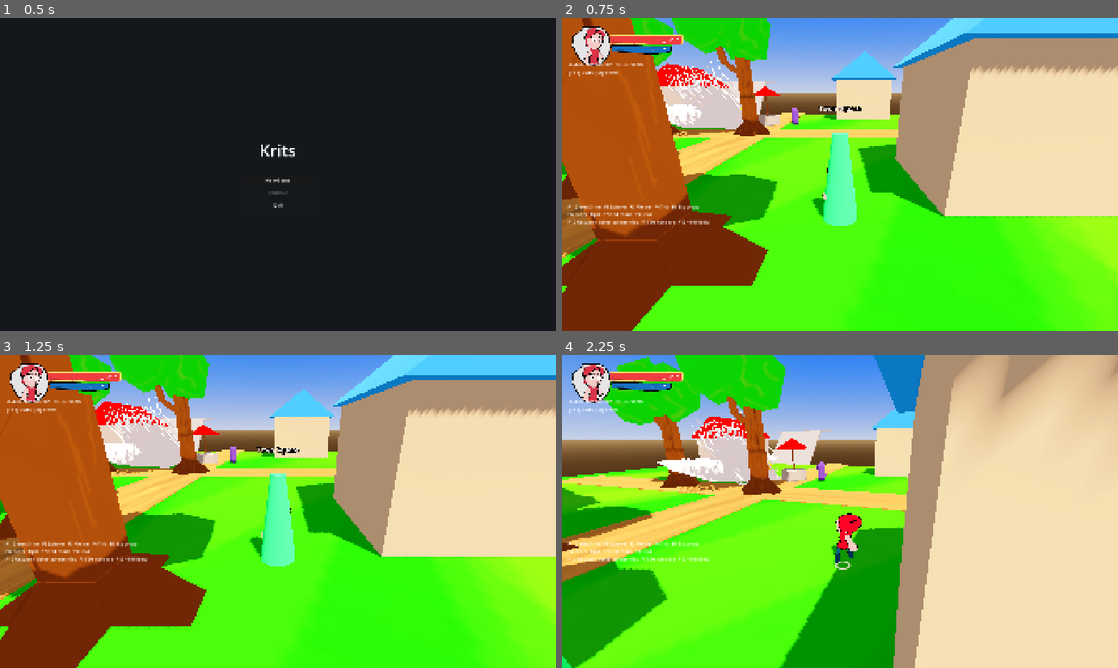
Above: before the commit, frames 1-4 (two rows, left to right).
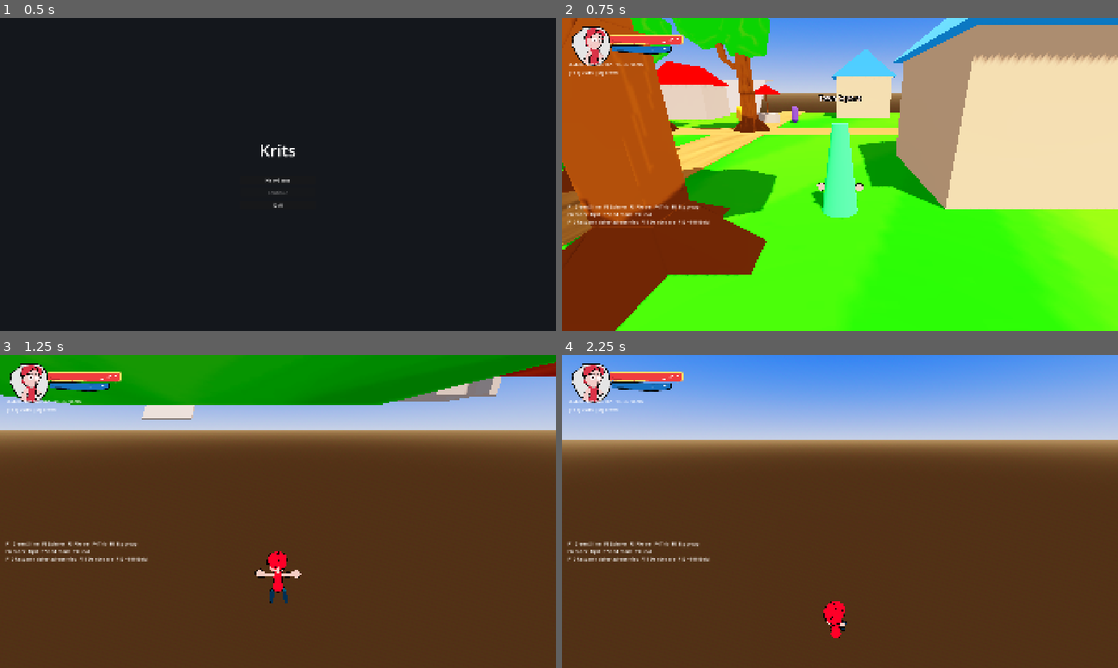
Above: after the commit, the same moments.

Repository: doggoanim/Krits
Game: Godot game, scene res://ui/main_menu.tscn
Two runs of this game, one before a commit and one after it. Both use one fixed random seed, a clock stepped at 60 frames per second and the inputs below.
Inputs (mouse positions are in pixels of both pictures, inside the frame that each line leads up to):
- Up to frame 1 (0.5 s): no input
- Up to frame 2 (0.75 s): click "New Game" at 0.5 s
- Up to frame 3 (1.25 s): no input
- Up to frame 4 (2.25 s): tap Enter at 1.25 s; move the mouse to (867, 511) at 1.27 s; hold Ctrl (crouch_pound) 1.28-2.03 s; hold W (move_forward) from 1.28 s (still down); click (867, 511) at 1.42 s; tap Space (jump) at 1.52 s; move the mouse to (812, 511) at 2.02 s; tap E (interact) at 2.1 s

Frame 1 is identical in both runs. In frame 2, 13% of the frame differs, in the area x 0-100%, y 0-100%; in frame 3, 96%; in frame 4, 87%.

Commit message:
changed the ground to csgbox3d

Diff:
--- a/project.godot
+++ b/project.godot
@@ -37,13 +37,13 @@
 
 [layer_names]
 
+3d_render/layer_20="trample_marker"
 3d_physics/layer_1="world"
 3d_physics/layer_2="player"
 3d_physics/layer_3="enemy"
 3d_physics/layer_4="bullet"
 3d_physics/layer_5="orb"
 3d_physics/layer_6="trigger"
-3d_render/layer_20="trample_marker"
 
 [physics]
 
--- a/world/hometown.tscn
+++ b/world/hometown.tscn
@@ -12,27 +12,6 @@
 [ext_resource type="PackedScene" uid="uid://c43welks1se8g" path="res://assets/world/tree_chesburg_3.glb" id="10_8ru6n"]
 [ext_resource type="PackedScene" uid="uid://dwsqlkkxwt0wo" path="res://assets/world/tree_chesburg_4.glb" id="11_6yx7h"]
 [ext_resource type="PackedScene" uid="uid://b7yepay0t2k7j" path="res://assets/world/tree_chesburg_5.glb" id="12_ombpp"]
-[ext_resource type="Script" uid="uid://dgqq1tf8prx5s" path="res://addons/proton_scatter/src/scatter.gd" id="13_23sea"]
-[ext_resource type="Script" uid="uid://ba8jou0xje0c7" path="res://addons/proton_scatter/src/stack/modifier_stack.gd" id="14_n20ul"]
-[ext_resource type="Script" uid="uid://b5s7ggmsi8g5u" path="res://addons/proton_scatter/src/modifiers/base_modifier.gd" id="15_iolvd"]
-[ext_resource type="Script" uid="uid://gjjh4mw1wn51" path="res://addons/proton_scatter/src/modifiers/create_inside_random.gd" id="16_aa14t"]
-[ext_resource type="Script" uid="uid://b0332hlb7q5t1" path="res://addons/proton_scatter/src/modifiers/randomize_transforms.gd" id="17_256to"]
-[ext_resource type="Script" uid="uid://dc4rwlje6dfca" path="res://addons/proton_scatter/src/modifiers/relax.gd" id="18_3y8fk"]
-[ext_resource type="Script" uid="uid://it6ja2wjneak" path="res://addons/proton_scatter/src/modifiers/project_on_geometry.gd" id="19_lybmh"]
-[ext_resource type="Script" uid="uid://c85i0481q4uog" path="res://addons/proton_scatter/src/scatter_item.gd" id="20_2m3w5"]
-[ext_resource type="Script" uid="uid://dx7e7heldjwmg" path="res://addons/proton_scatter/src/scatter_shape.gd" id="21_i8mdn"]
-[ext_resource type="Shader" uid="uid://be4emfyemrwdu" path="res://world/grass/grass.gdshader" id="21_n20ul"]
-[ext_resource type="Script" uid="uid://ba7ljvtfgk4cp" path="res://addons/proton_scatter/src/shapes/sphere_shape.gd" id="22_vgvlt"]
-
-[sub_resource type="StandardMaterial3D" id="Mat_Grass"]
-albedo_color = Color(0.5686275, 0.73333335, 0.30588236, 1)
-albedo_texture = ExtResource("1_epjlq")
-
-[sub_resource type="BoxMesh" id="Mesh_Ground"]
-size = Vector3(49.15, 1, 39.48)
-
-[sub_resource type="BoxShape3D" id="BoxShape3D_d7qjq"]
-size = Vector3(49.15, 1, 39.48)
 
 [sub_resource type="BoxShape3D" id="Shape_PathNS"]
 size = Vector3(4, 0.05, 44)
@@ -201,60 +180,14 @@
 radius = 0.4
 height = 1.8
 
-[sub_resource type="Resource" id="Resource_muepx"]
-script = ExtResource("16_aa14t")
-amount = 75
-restrict_height = true
-reference_frame = 1
-
-[sub_resource type="Resource" id="Resource_yu71x"]
-script = ExtResource("17_256to")
-position = Vector3(0.15, 0.15, 0.15)
-rotation = Vector3(20, 360, 20)
-scale = Vector3(0.1, 0.1, 0.1)
-reference_frame = 2
-
-[sub_resource type="Resource" id="Resource_52qkm"]
-script = ExtResource("18_3y8fk")
-offset_step = 0.2
-consecutive_step_multiplier = 0.75
-restrict_height = true
-
-[sub_resource type="Resource" id="Resource_0005w"]
-script = ExtResource("19_lybmh")
-ray_length = 5.0
-ray_offset = 5.0
-remove_points_on_miss = false
-
-[sub_resource type="Resource" id="Resource_7maqb"]
-script = ExtResource("14_n20ul")
-stack = Array[ExtResource("15_iolvd")]([SubResource("Resource_muepx"), SubResource("Resource_yu71x"), SubResource("Resource_52qkm"), SubResource("Resource_0005w")])
-
-[sub_resource type="ShaderMaterial" id="ShaderMaterial_a5ueg"]
-render_priority = 0
-shader = ExtResource("21_n20ul")
-
-[sub_resource type="Resource" id="Resource_g8bsm"]
-script = ExtResource("22_vgvlt")
-radius = 2.0
+[sub_resource type="StandardMaterial3D" id="Mat_Grass"]
+albedo_color = Color(0.5686275, 0.73333335, 0.30588236, 1)
+albedo_texture = ExtResource("1_epjlq")
+
+[sub_resource type="BoxMesh" id="Mesh_Ground"]
+size = Vector3(49.15, 1, 39.48)
 
 [node name="Hometown" type="Node3D" unique_id=1195529557]
-
-[node name="Ground" type="StaticBody3D" parent="." unique_id=376223182]
-transform = Transform3D(1, 0, 0, 0, 1, 0, 0, 0, 1, 0, -0.5, 0)
-collision_layer = 129
-
-[node name="Mesh" type="MeshInstance3D" parent="Ground" unique_id=2028200518]
-transform = Transform3D(1, 0, 0, 0, 1, 0, 0, 0, 1, 0.00048160553, 0, 0.022073746)
-material_override = SubResource("Mat_Grass")
-mesh = SubResource("Mesh_Ground")
-
-[node name="CollisionShape3D" type="CollisionShape3D" parent="Ground" unique_id=228417280]
-transform = Transform3D(1, 0, 0, 0, 1, 0, 0, 0, 1, 0.00048160553, 0, 0.022073746)
-shape = SubResource("BoxShape3D_d7qjq")
-
-[node name="tree_chesburg_1" parent="Ground" unique_id=1409168974 instance=ExtResource("2_d7qjq")]
-transform = Transform3D(1, 0, 0, 0, 1, 0, 0, 0, 1, -17.398499, 0.5000005, 41.85545)
 
 [node name="PathNS" type="StaticBody3D" parent="." unique_id=665892165]
 transform = Transform3D(1, 0, 0, 0, 1, 0, 0, 0, 1, 0, 0.01, 0)
@@ -550,20 +483,9 @@
 [node name="tree_chesburg_5" parent="." unique_id=1946119887 instance=ExtResource("12_ombpp")]
 transform = Transform3D(1, 0, 0, 0, 1, 0, 0, 0, 1, 4.3683157, 0, 15.948387)
 
-[node name="ProtonScatter" type="Node3D" parent="." unique_id=1162384678]
-transform = Transform3D(1, 0, 0, 0, 1, 0, 0, 0, 1, -3.9177222, 0, -3.9664173)
-script = ExtResource("13_23sea")
-modifier_stack = SubResource("Resource_7maqb")
-Performance/use_chunks = true
-Performance/chunk_dimensions = Vector3(15, 15, 15)
-metadata/_custom_type_script = "uid://dgqq1tf8prx5s"
-
-[node name="ScatterItem" type="Node3D" parent="ProtonScatter" unique_id=1536269559]
-script = ExtResource("20_2m3w5")
-override_material = SubResource("ShaderMaterial_a5ueg")
-path = "uid://dpwptbk0qly48"
-
-[node name="ScatterShape" type="Node3D" parent="ProtonScatter" unique_id=1417834365]
-transform = Transform3D(1, 0, -2.98023e-08, 0, 1, 0, 2.98023e-08, 0, 1, 0, 0, 0)
-script = ExtResource("21_i8mdn")
-shape = SubResource("Resource_g8bsm")
+[node name="Ground" type="CSGBox3D" parent="." unique_id=231307647]
+
+[node name="Mesh" type="MeshInstance3D" parent="Ground" unique_id=2028200518]
+transform = Transform3D(1, 0, 0, 0, 1, 0, 0, 0, 1, 0.00048160553, -0.5, 0.022073746)
+material_override = SubResource("Mat_Grass")
+mesh = SubResource("Mesh_Ground")
